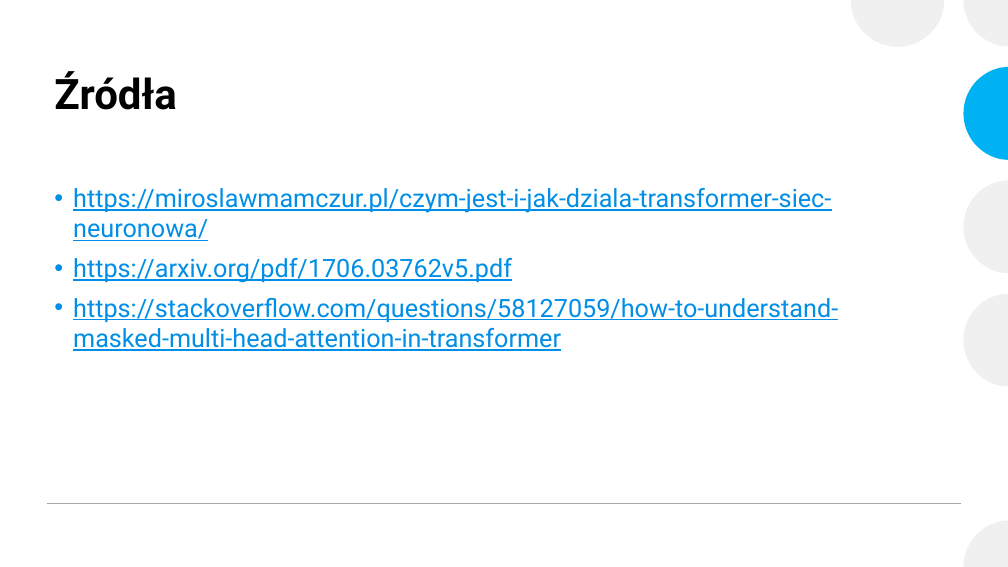
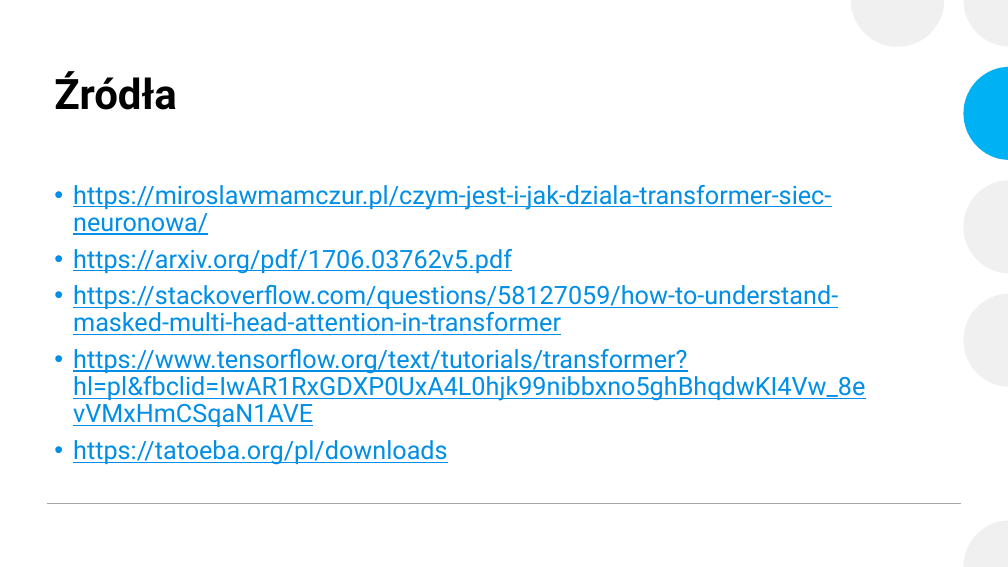
Before and after one commit to MrLipa/SSN_Seminarium, a slide deck: slide 18 of SSN_seminarium_transformer.pptx. Drawn at 1008x567 pixels with LibreOffice and Linux fonts; fonts in the diff are those of the drawing. Boxes give left, top, right and bottom in pixels: in the first picture for what was removed or moved away, otherwise in the second. Text is boxed around its words. In the diff, an @@ line names an element or a change of style, - is before the commit and + after.

```diff
--- a/SSN_seminarium_transformer.pptx
+++ b/SSN_seminarium_transformer.pptx
@@ text at box(73, 185, 838, 335): line spacing 1 to 0.9 @@
@@ text at box(73, 349, 865, 465): paragraphs added @@
+• https://www.tensorflow.org/text/tutorials/transformer?hl=pl&fbclid=IwAR1RxGDXP0UxA4L0hjk99nibbxno5ghBhqdwKI4Vw_8evVMxHmCSqaN1AVE
+• https://tatoeba.org/pl/downloads
```
Also in this commit, not shown: 1 other file.
